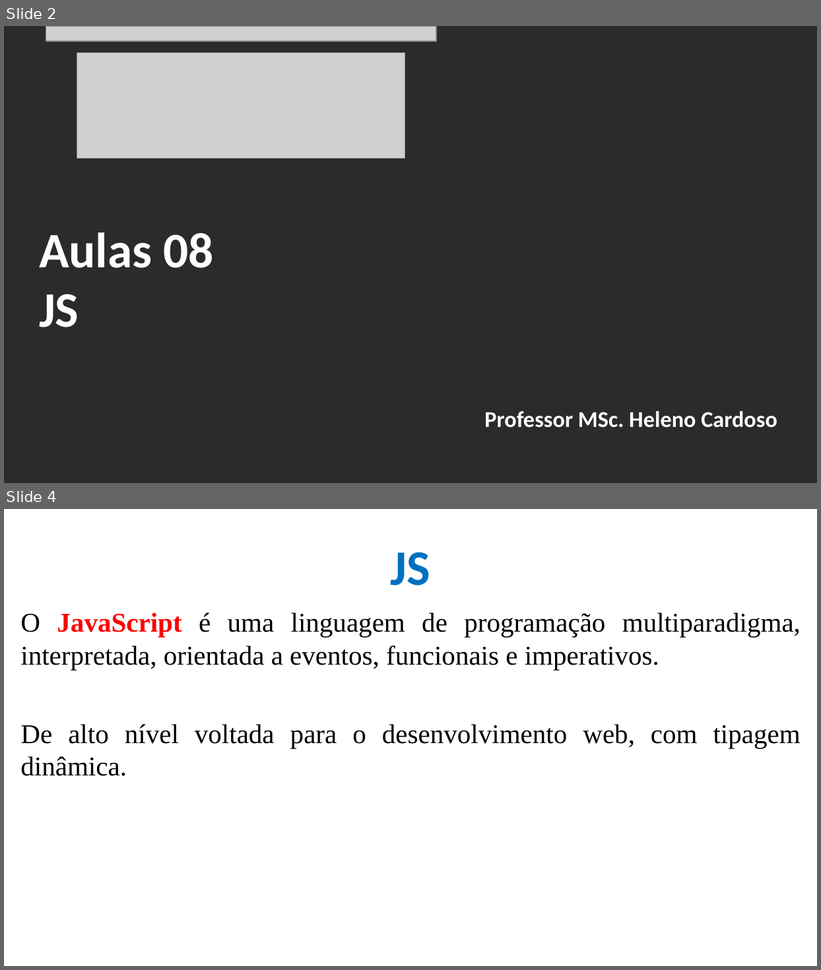
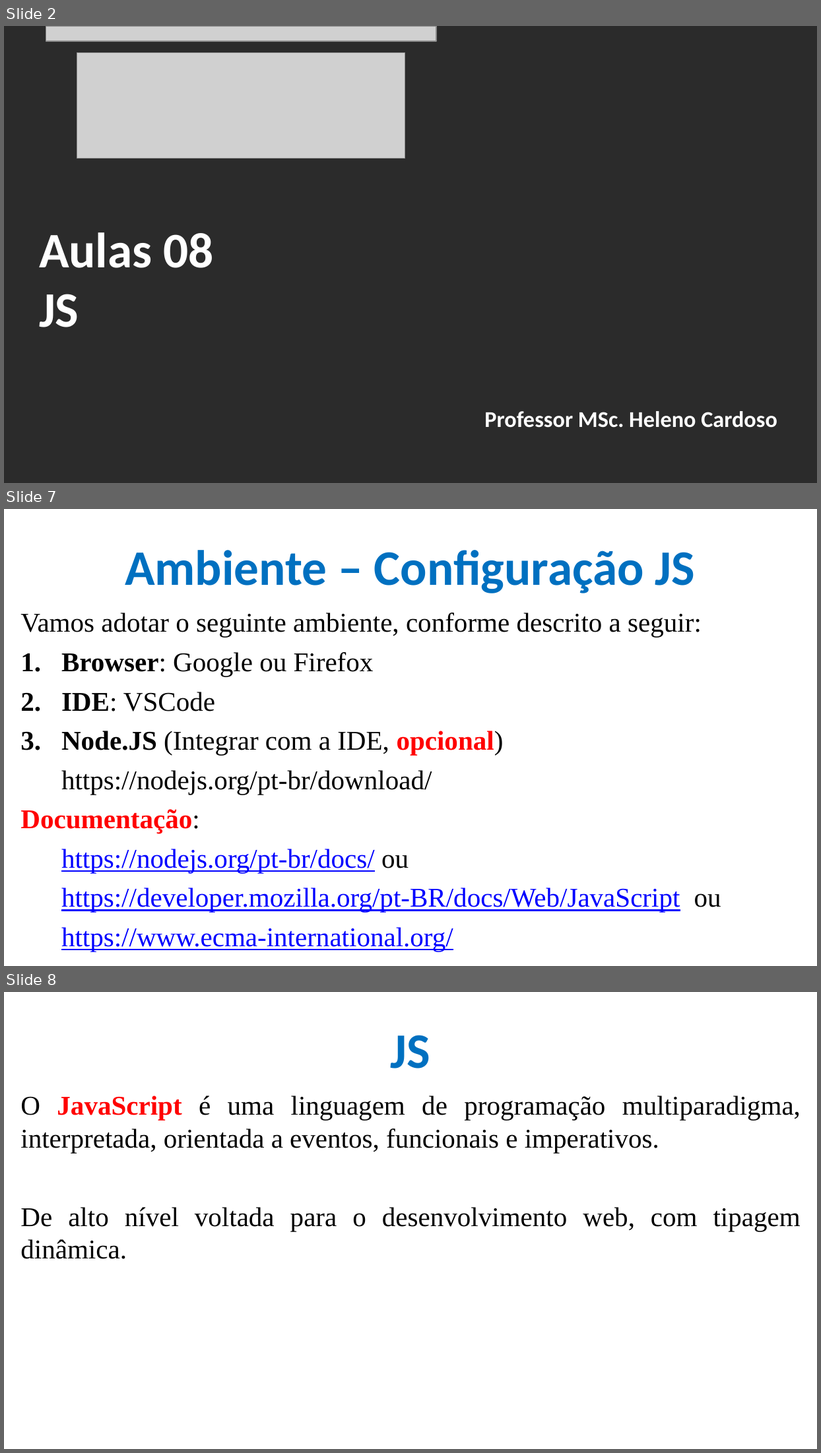
Before and after one commit to CloudEducationBrazil/WydenDesenvolvimentoWebPHP, a slide deck: 01 Classes/Aula 08 Desenvolvimento Web PHP - JS.pptx. Shown one above the other, each under a label of ours: slides 2 and 4 before the commit, slides 2, 7 and 8 after it; the slides between them are not shown. The pictures are 821x970 and 821x1453 pixels, drawn with LibreOffice and Linux fonts; fonts in the diff are those of the drawing; grey boxes stand for pictures; background and template pictures are left out; a plain dark background stands for a picture behind light text. Boxes give left, top, right and bottom in pixels: in the first picture for what was removed or moved away, otherwise in the second. Text is boxed around its words. In the diff, an @@ line names an element or a change of style, - is before the commit and + after.

```diff
--- a/01 Classes/Aula 08 Desenvolvimento Web PHP - JS.pptx
+++ b/01 Classes/Aula 08 Desenvolvimento Web PHP - JS.pptx
@@ slide 7 added at <box>4,509,817,966</box>, background picture (left out) @@
@@ title added at <box>125,550,695,593</box>, 44 pt, text #0070C0, bold @@
+Ambiente – Configuração JS
@@ text added at <box>20,613,721,952</box>, 24 pt, text #000000 @@
+Vamos adotar o seguinte ambiente, conforme descrito a seguir:
+1. Browser: Google ou Firefox
+2. IDE: VSCode
+3. Node.JS (Integrar com a IDE, opcional)
+https://nodejs.org/pt-br/download/
+Documentação:
+https://nodejs.org/pt-br/docs/ ou
+https://developer.mozilla.org/pt-BR/docs/Web/JavaScript ou
+https://www.ecma-international.org/
@@ what was slide 4 is now slide 8 @@
```
Also in this commit, not shown: 1 slide changed, 3 other slides added, 1 other file.
